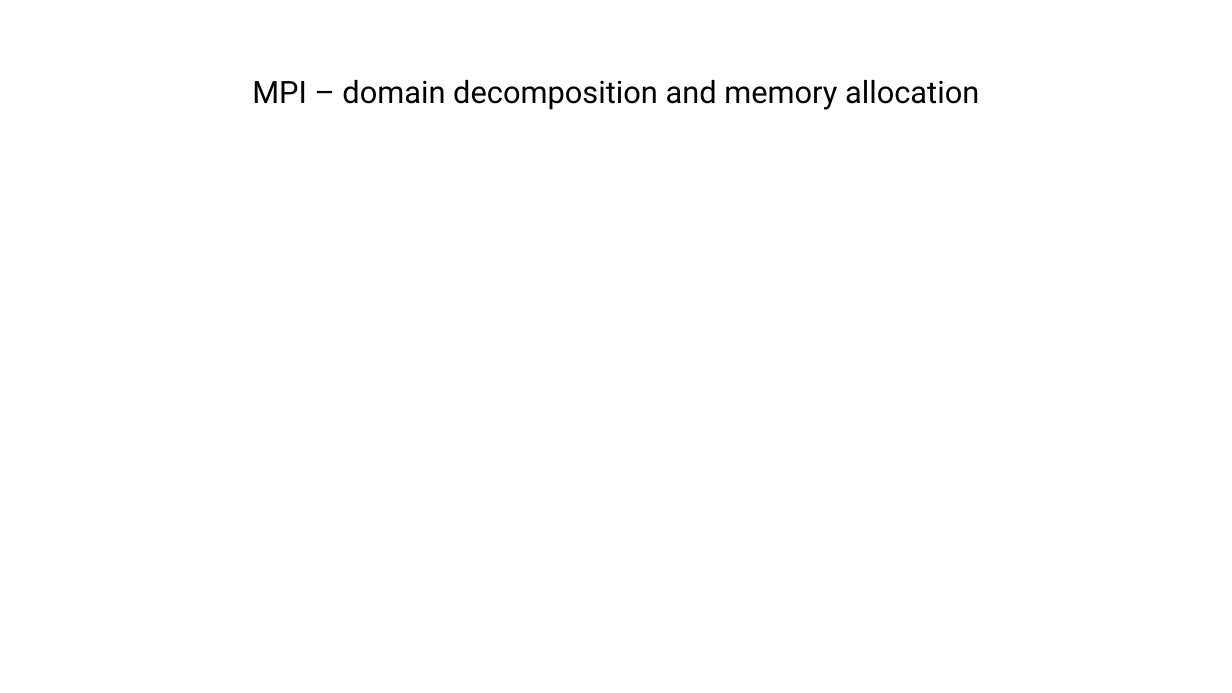
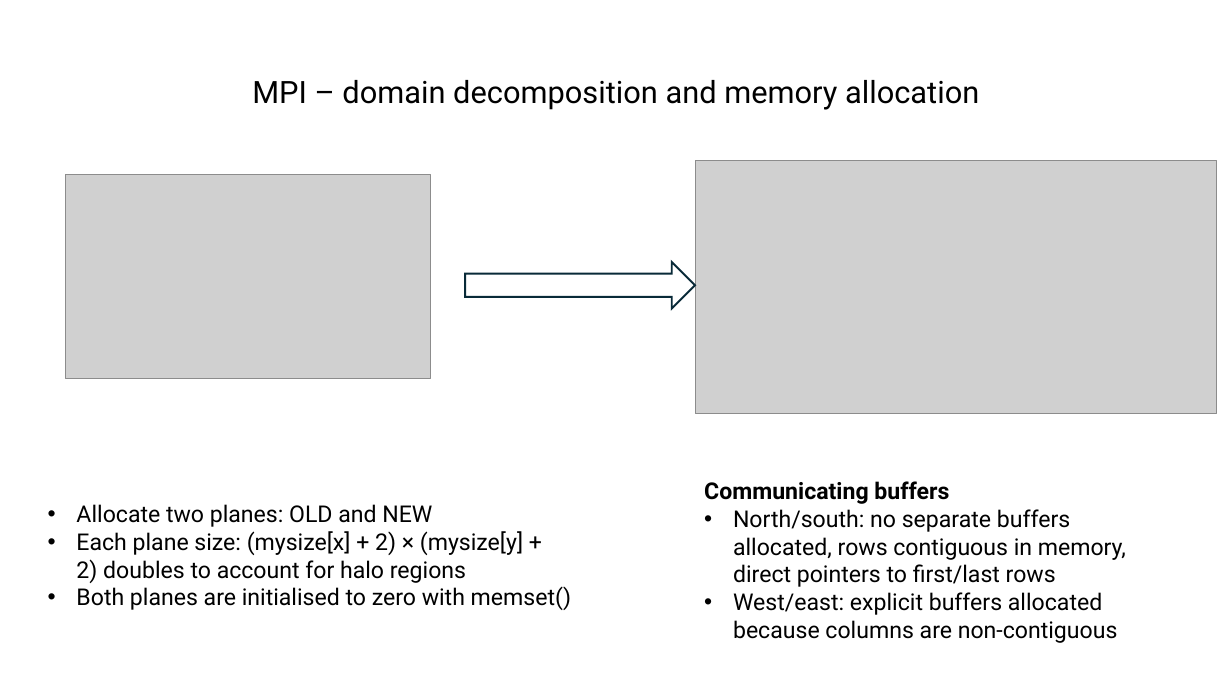
Before and after one commit to agnesevalentini/HPC_exam, a slide deck: slide 4 of HPC final project.pptx. Drawn at 1232x693 pixels with LibreOffice and Linux fonts; fonts in the diff are those of the drawing; grey boxes stand for pictures. Boxes give left, top, right and bottom in pixels: in the first picture for what was removed or moved away, otherwise in the second. Text is boxed around its words. In the diff, an @@ line names an element or a change of style, - is before the commit and + after.

```diff
--- a/HPC final project.pptx
+++ b/HPC final project.pptx
@@ picture added at (x1=66, y1=175, x2=431, y2=380) @@
@@ picture added at (x1=695, y1=160, x2=1217, y2=414) @@
@@ right arrow added at (x1=465, y1=262, x2=695, y2=309), outline #092A39 1.5 pt @@
@@ text added at (x1=76, y1=504, x2=571, y2=610), 18 pt, text #000000 @@
+• Allocate two planes: OLD and NEW
+• Each plane size: (mysize[x] + 2) × (mysize[y] + 2) doubles to account for halo regions
+• Both planes are initialised to zero with memset()
@@ text added at (x1=704, y1=481, x2=1126, y2=643), 18 pt, text #000000 @@
+Communicating buffers
+• North/south: no separate buffers allocated, rows contiguous in memory, direct pointers to first/last rows
+• West/east: explicit buffers allocated because columns are non-contiguous
```
Also in this commit, not shown: 1 other slide changed, 2 slides added, 2 slides removed, 1 other file.
